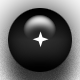
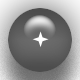
Two versions of the same layered image (80x80). Layer-by-layer changes:
painted on "Layer 0", masked it over <box>8,8,72,72</box>
